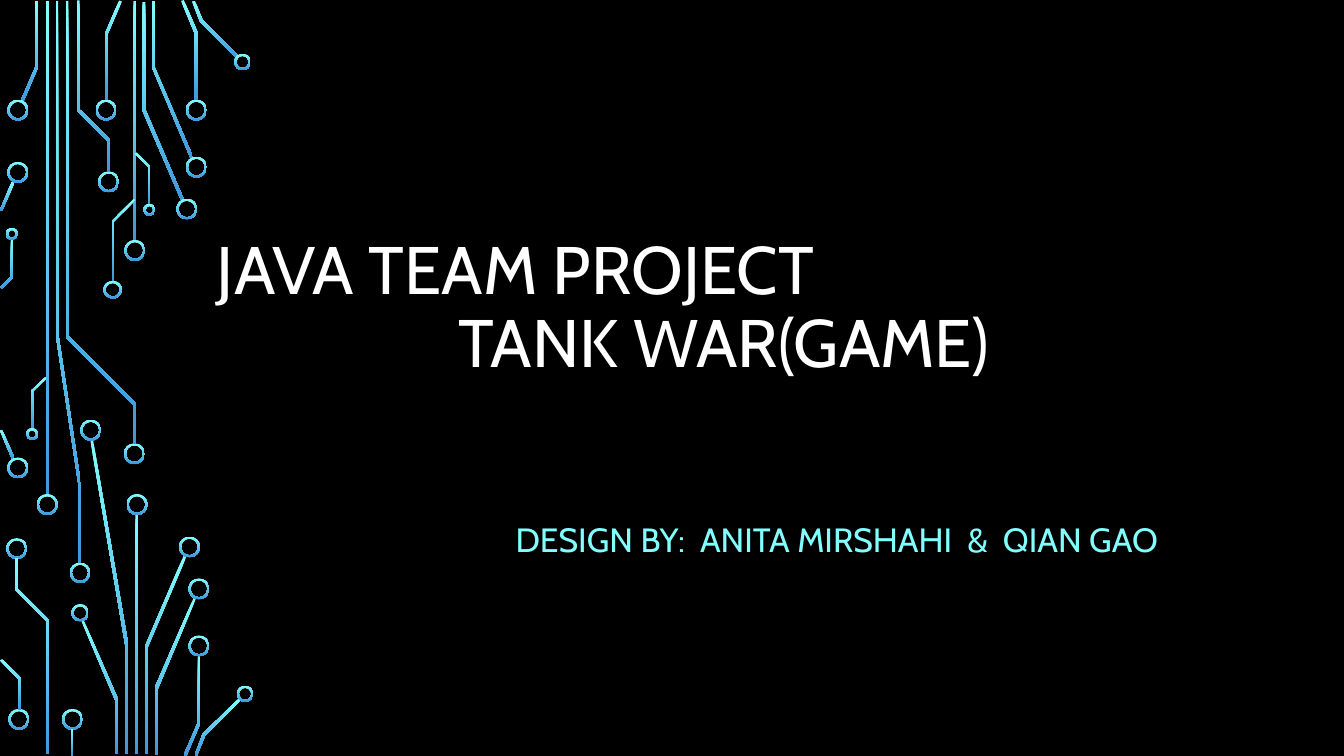
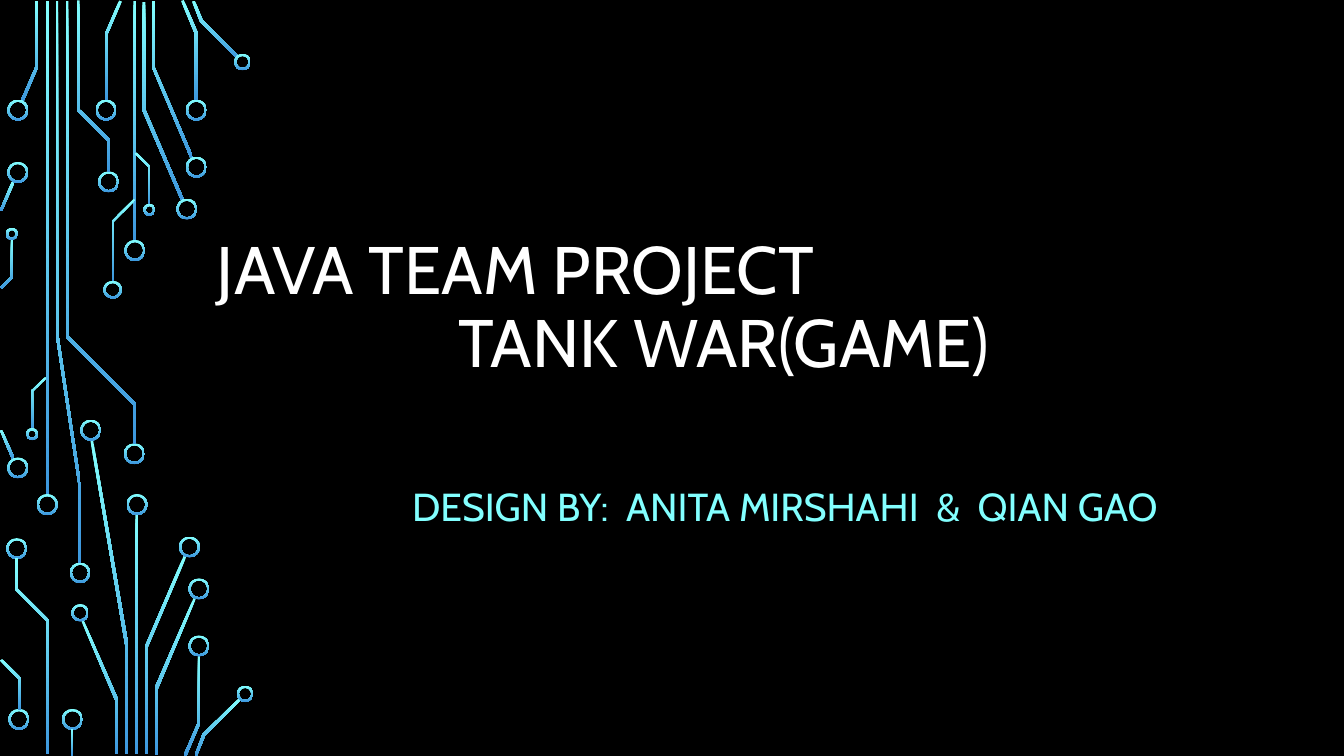
Before and after one commit to aneetaa/ipd12-java3-project, a slide deck: slide 1 of project desc and proposal.pptx. Drawn at 1344x756 pixels with LibreOffice and Linux fonts; fonts in the diff are those of the drawing; background and template pictures are left out. Boxes give left, top, right and bottom in pixels: in the first picture for what was removed or moved away, otherwise in the second. Text is boxed around its words. In the diff, an @@ line names an element or a change of style, - is before the commit and + after.

Commit message:
* updated the project
This is not the final yet

```diff
--- a/project desc and proposal.pptx
+++ b/project desc and proposal.pptx
@@ subtitle "DESIGN BY: ANITA MIRSHAHI & ..." at bbox=[412, 493, 1158, 522]: size 24 to 27.9 pt; line spacing 1.2 to 1 @@
```
Also in this commit, not shown: 7 other slides changed, 1 slide added, 1 slide removed, 51 other files.
